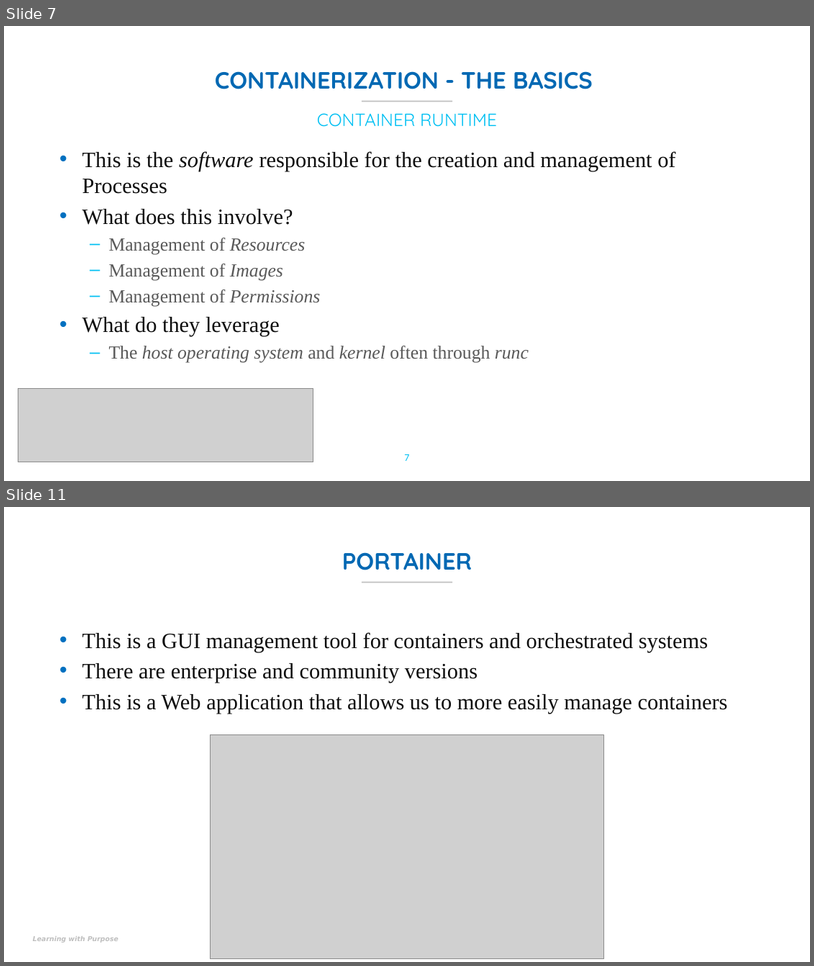
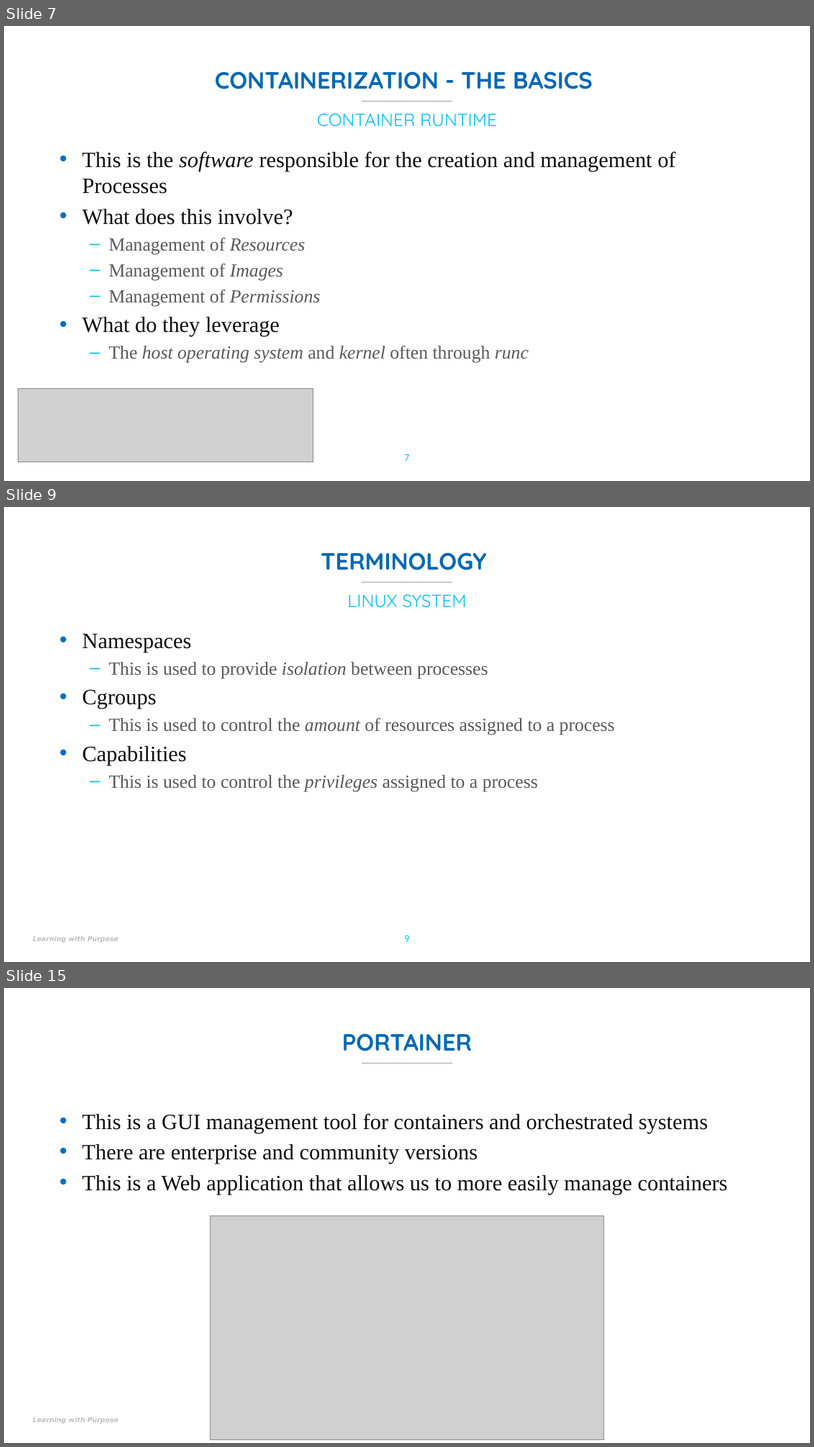
Before and after one commit to UMLCloudComputing/Docker, a slide deck: Slides/Docker-Panic-v1.pptx. Shown one above the other, each under a label of ours: slides 7 and 11 before the commit, slides 7, 9 and 15 after it; the slides between them are not shown. The pictures are 814x966 and 814x1447 pixels, drawn with LibreOffice and Linux fonts; fonts in the diff are those of the drawing; grey boxes stand for pictures; background and template pictures are left out. Boxes give left, top, right and bottom in pixels: in the first picture for what was removed or moved away, otherwise in the second. Text is boxed around its words. In the diff, an @@ line names an element or a change of style, - is before the commit and + after.

Commit message:
Terminology + Demo-Start and LXC Start

```diff
--- a/Slides/Docker-Panic-v1.pptx
+++ b/Slides/Docker-Panic-v1.pptx
@@ slide 9 added at <box>4,507,810,962</box>, background picture (left out); not listed: 2 template elements that a slide beside it also shows @@
@@ title added at <box>321,552,487,570</box>, 28 pt, text #0068B3, bold @@
+TERMINOLOGY
@@ text added at <box>347,594,466,608</box>, 21 pt, text #00C0F3 @@
+LINUX SYSTEM
@@ text added at <box>82,634,615,791</box>, 22 pt, text #595959 @@
+• Namespaces
+  – This is used to provide isolation between processes
+• Cgroups
+  – This is used to control the amount of resources assigned to a process
+• Capabilities
+  – This is used to control the privileges assigned to a process
@@ page number added at <box>404,935,409,942</box>, 12 pt, text #00C0F3 @@
+9
@@ what was slide 11 is now slide 15 @@
```
Also in this commit, not shown: 4 slides changed, 3 other slides added, 1 other file.
